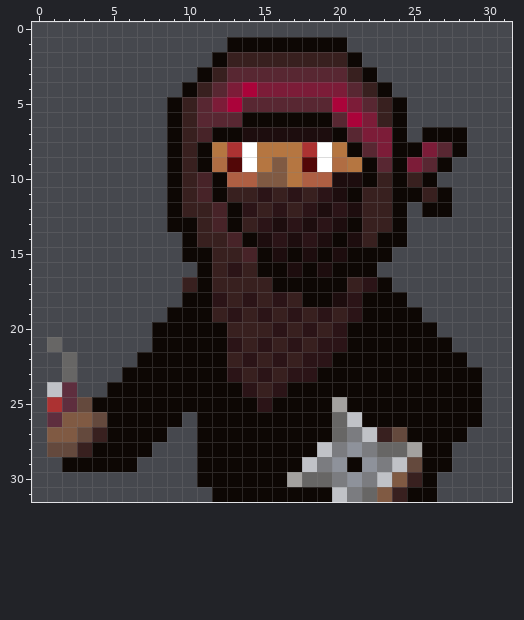
Pixel-art file: assets/pixelArt/characters/witch_headshot.aseprite. This is how it looked before the edit.
32x32 pixels, 1 frame. Colours within 5 levels of each other are drawn and written as one. The old version is drawn lined up with the new one.
Once edited:
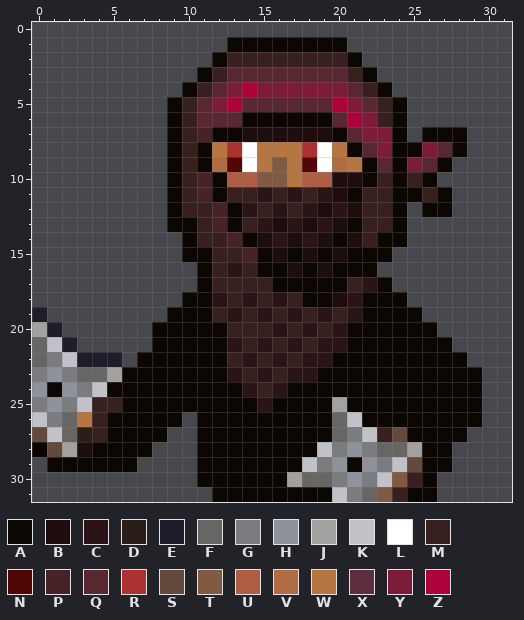
Palette (. is transparent): A #0d0704  B #1d0d0e  C #2b1417  D #2b1e18  E #1f1d29  F #676665  G #7b7c80  H #8e929b  J #a3a19f  K #c0c2c7  L #ffffff  M #38201f  N #520707  P #472328  Q #582732  R #ac3232  S #64493d  T #805a43  U #ae5f43  V #b06d43  W #b57641  X #5e2e3e  Y #7c1c38  Z #ab033a
The exact change:
{"change": "whole drawing moved by +1,+0 (the old picture is shown already moved)"}
{"y":17,"x":10,"old":"M","new":"."}
{"y":19,"x":0,"old":".","new":"E"}
{"y":20,"x":0,"old":"..","new":"JE"}
{"y":21,"x":0,"old":".F.","new":"FKE"}
{"y":22,"x":0,"old":"..F...","new":"FGKEEE"}
{"y":23,"x":0,"old":"..F...","new":"GHGFFJ"}
{"y":24,"x":0,"old":".KX..","new":"HAHGK"}
{"y":25,"x":0,"old":".RXSAA","new":"GHGKMM"}
{"y":26,"x":0,"old":".XTTS","new":"KGFWM"}
{"y":27,"x":0,"old":".TTS","new":"SKFD"}
{"y":28,"x":0,"old":".","new":"A"}
{"y":28,"x":2,"old":"SM","new":"JB"}
{"y":29,"x":1,"old":".","new":"A"}
